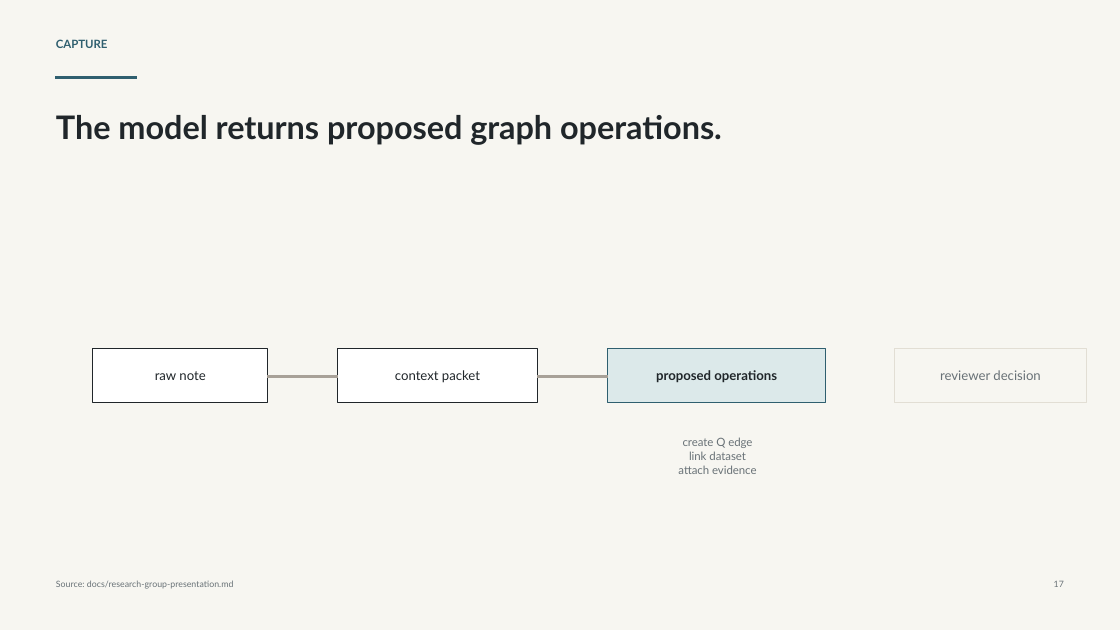
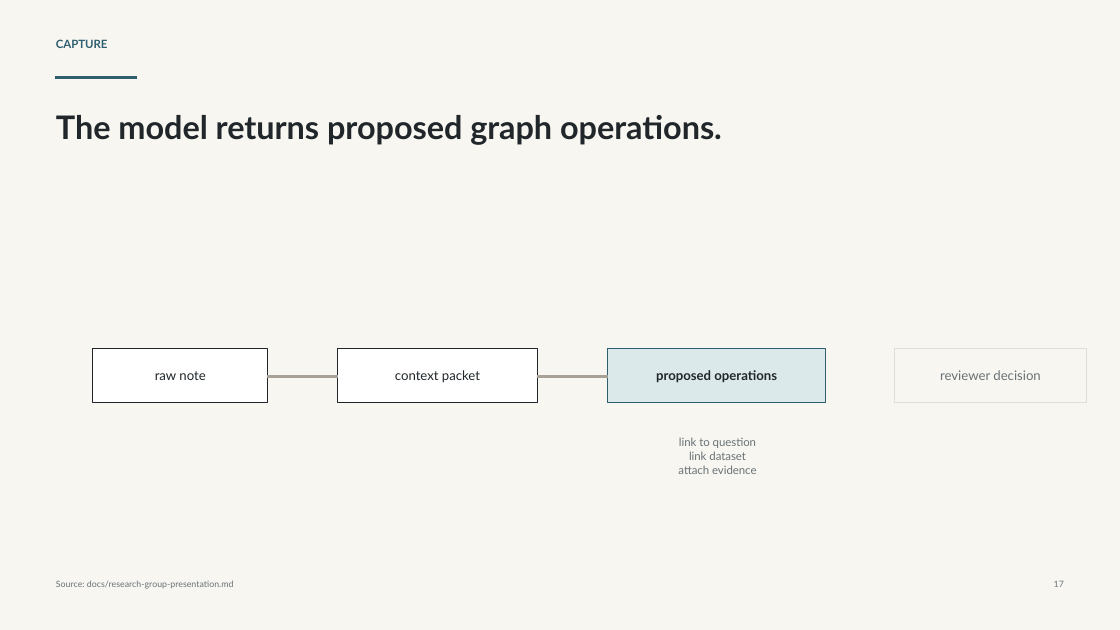
Before and after one commit to SamuelBrudner/lab-tracker, a slide deck: slide 17 of outputs/019e93bf-5861-7ba2-af6a-d3677b8793cd/presentations/lab-tracker-research-group/output/lab-tracker-research-group-presentation.pptx. Drawn at 1120x630 pixels with LibreOffice and Linux fonts; fonts in the diff are those of the drawing. Boxes give left, top, right and bottom in pixels: in the first picture for what was removed or moved away, otherwise in the second. Text is boxed around its words. In the diff, an @@ line names an element or a change of style, - is before the commit and + after.

```diff
--- a/outputs/019e93bf-5861-7ba2-af6a-d3677b8793cd/presentations/lab-tracker-research-group/output/lab-tracker-research-group-presentation.pptx
+++ b/outputs/019e93bf-5861-7ba2-af6a-d3677b8793cd/presentations/lab-tracker-research-group/output/lab-tracker-research-group-presentation.pptx
@@ text at <box>679,437,756,448</box>: text changed @@
-create Q edge
+link to question
```
Also in this commit, not shown: 10 other slides changed, 2 other files.
